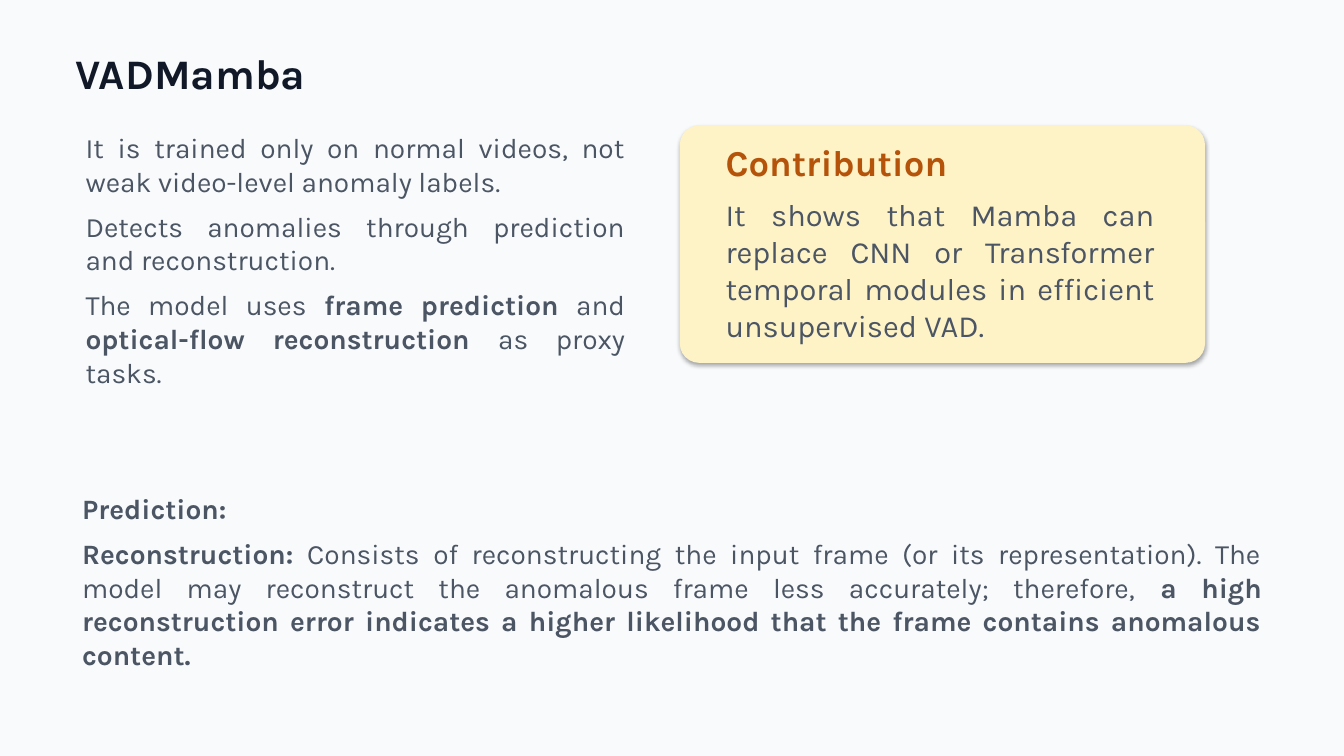
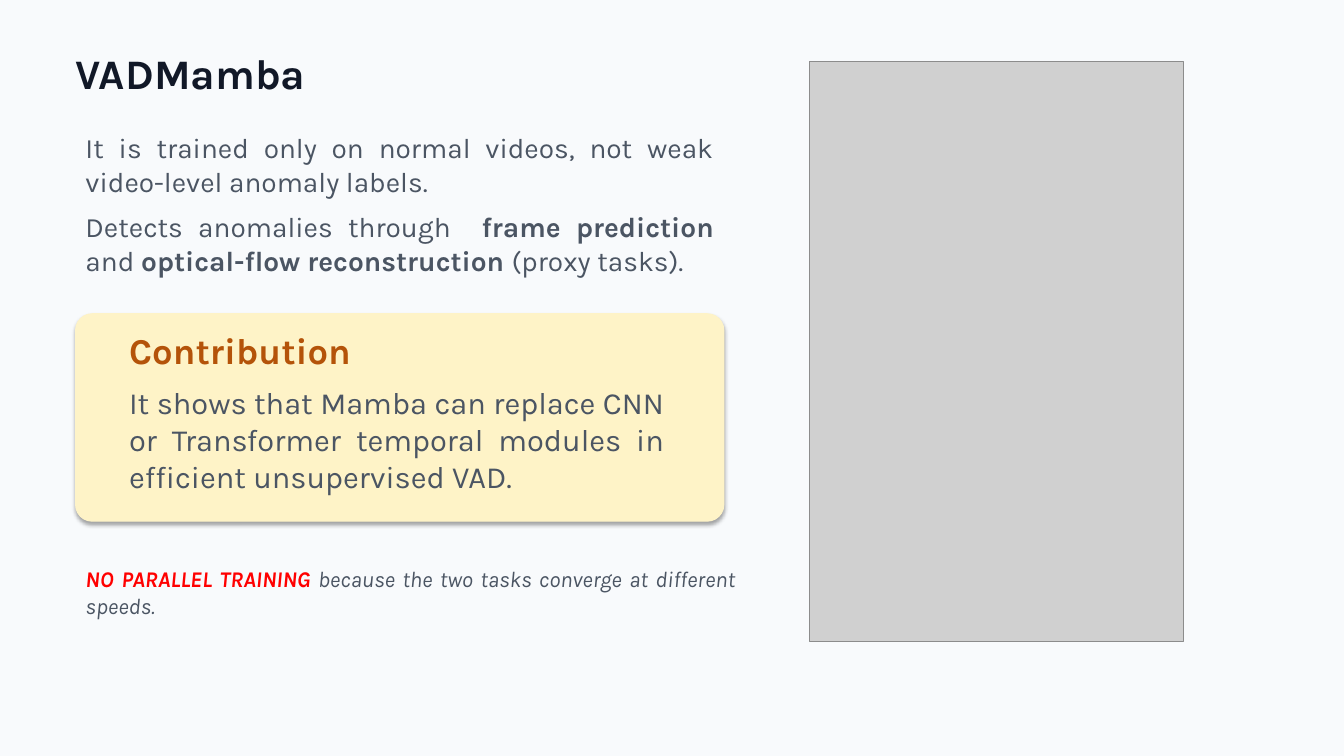
Before and after one commit to zeroxred/research, a slide deck: slide 7 of presentations/06_weekly_summary_mamba_vad_en.pptx (slide 6 before the commit). Drawn at 1344x756 pixels with LibreOffice and Linux fonts; fonts in the diff are those of the drawing; grey boxes stand for pictures. Boxes give left, top, right and bottom in pixels: in the first picture for what was removed or moved away, otherwise in the second. Text is boxed around its words. In the diff, an @@ line names an element or a change of style, - is before the commit and + after.

```diff
--- a/presentations/06_weekly_summary_mamba_vad_en.pptx
+++ b/presentations/06_weekly_summary_mamba_vad_en.pptx
@@ picture added at <box>810,62,1183,641</box> @@
@@ text at <box>85,217,714,278</box>: text changed; bold on @@
-Detects anomalies through prediction and reconstruction.
-The model uses frame prediction and optical-flow reconstruction as proxy tasks.
+Detects anomalies through frame prediction and optical-flow reconstruction (proxy tasks).
@@ rounded rectangle: place and size @@
-rounded rectangle at <box>681,126,1205,362</box>
+rounded rectangle at <box>76,314,724,521</box>
@@ text "Contribution": place and size @@
-text "Contribution" at <box>726,150,948,177</box>
+text "Contribution" at <box>129,338,351,365</box>
@@ text "It shows that Mamba can ..." rewrapped from <box>726,205,1154,345</box> to <box>129,393,664,495</box> @@
@@ text removed at <box>82,499,1261,638</box> @@
-Prediction:
-Reconstruction: Consists of reconstructing the input frame (or its representation). The model may reconstruct the anomalous frame less accurately; therefore, a high reconstruction error indicates a higher likelihood that the frame contains anomalous content.
@@ text added at <box>85,571,735,620</box>, 16 pt, text #4B5563, italic @@
+NO PARALLEL TRAINING because the two tasks converge at different speeds.
```
Also in this commit, not shown: 3 other slides changed, 6 slides added, 2 other files.
